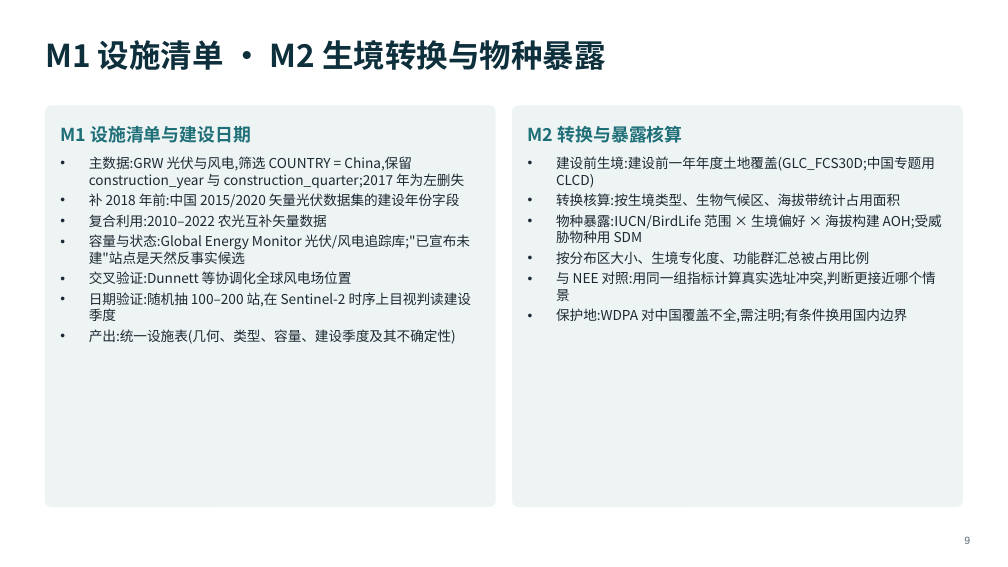
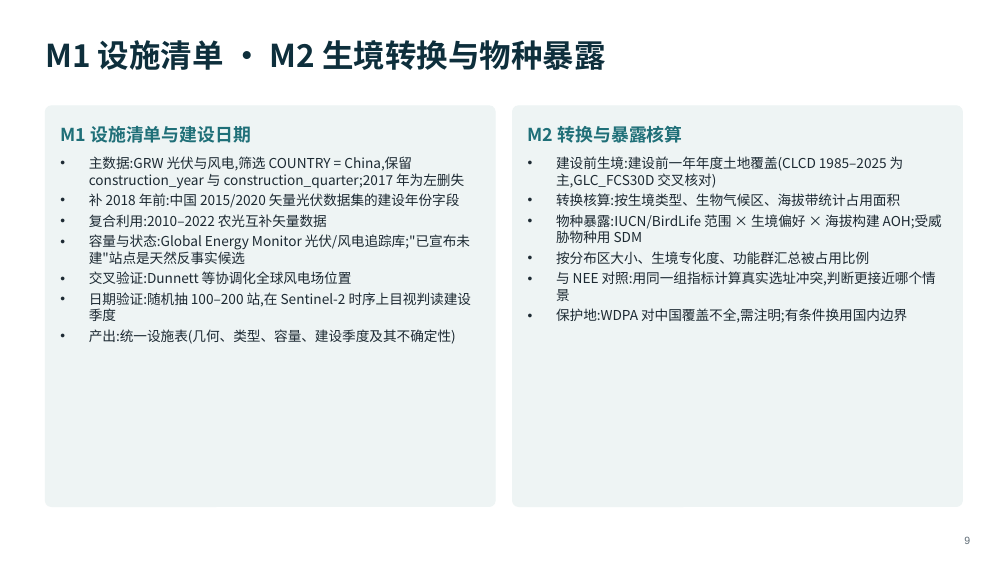
Before and after one commit to dingchenchen6/renewables-biodiversity-rs, a slide deck: slide 9 of RS_Renewables_Biodiversity_Workflow.pptx. Drawn at 1008x567 pixels with LibreOffice and Linux fonts; fonts in the diff are those of the drawing. Boxes give left, top, right and bottom in pixels: in the first picture for what was removed or moved away, otherwise in the second. Text is boxed around its words. In the diff, an @@ line names an element or a change of style, - is before the commit and + after.

Commit message:
Add CLCD v1.0.5 (1985-2025) as primary pre-construction land cover source

```diff
--- a/RS_Renewables_Biodiversity_Workflow.pptx
+++ b/RS_Renewables_Biodiversity_Workflow.pptx
@@ text at bbox=[556, 156, 904, 188]: text changed @@
-• 建设前生境:建设前一年年度土地覆盖(GLC_FCS30D;中国专题用 CLCD)
+• 建设前生境:建设前一年年度土地覆盖(CLCD 1985–2025 为主,GLC_FCS30D 交叉核对)
```
Also in this commit, not shown: 1 other slide changed, 3 other files.
